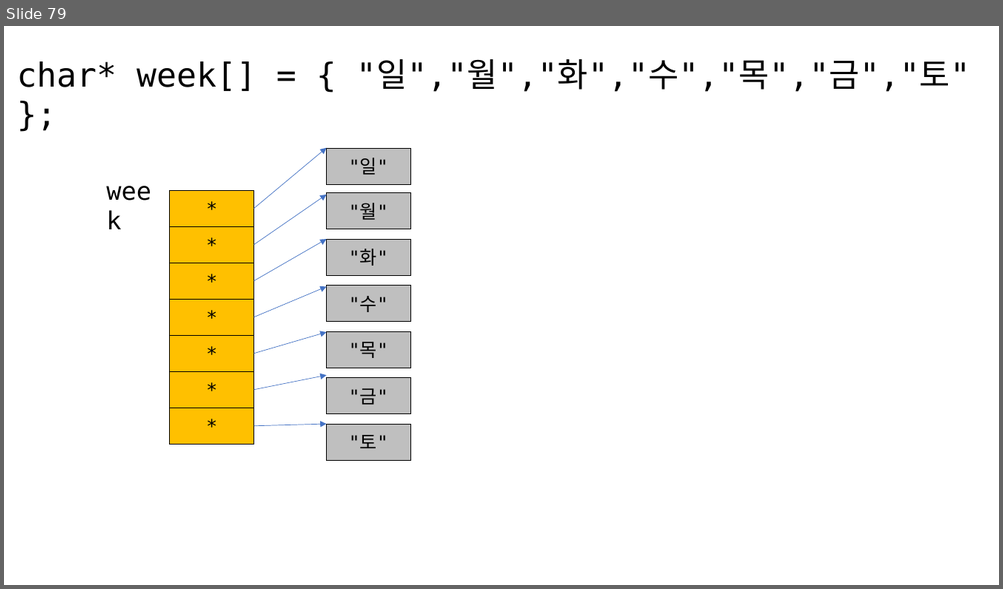
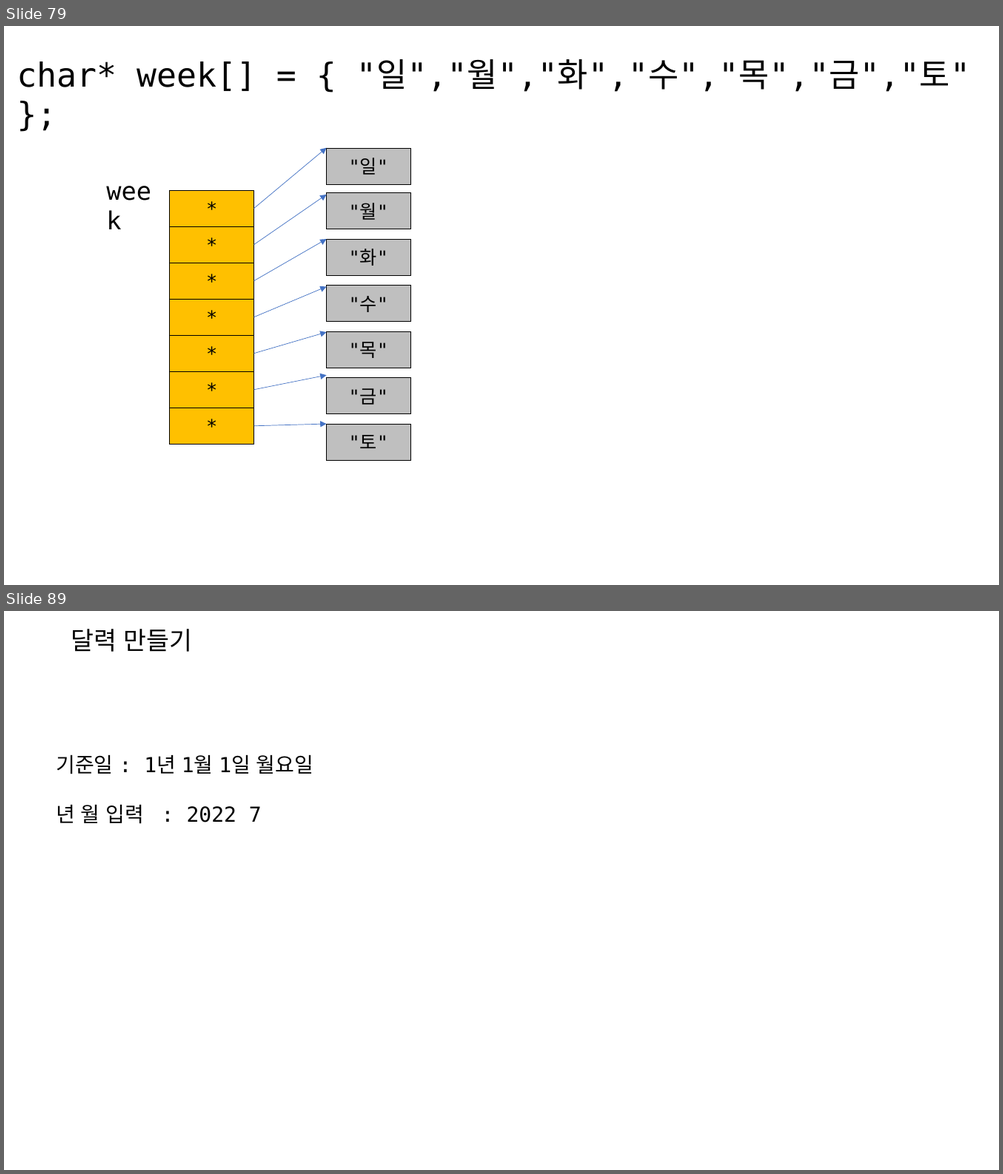
Before and after one commit to imguru-mooc/C_basic_AIR, a slide deck: C_판서.pptx. Shown one above the other, each under a label of ours: slide 79 before the commit, slides 79 and 89 after it; the slides between them are not shown. The pictures are 1003x589 and 1003x1174 pixels, drawn with LibreOffice and Linux fonts; fonts in the diff are those of the drawing. Boxes give left, top, right and bottom in pixels: in the first picture for what was removed or moved away, otherwise in the second. Text is boxed around its words. In the diff, an @@ line names an element or a change of style, - is before the commit and + after.

```diff
--- a/C_판서.pptx
+++ b/C_판서.pptx
@@ slide 89 added at bbox=[4, 611, 999, 1170], background #FFFFFF @@
@@ text added at bbox=[71, 629, 193, 652], 24 pt, text #000000 @@
+달력 만들기
@@ text added at bbox=[56, 755, 313, 824], 20 pt, text #000000 @@
+기준일 : 1년 1월 1일 월요일
+년 월 입력 : 2022 7
```
Also in this commit, not shown: 14 other slides added.
